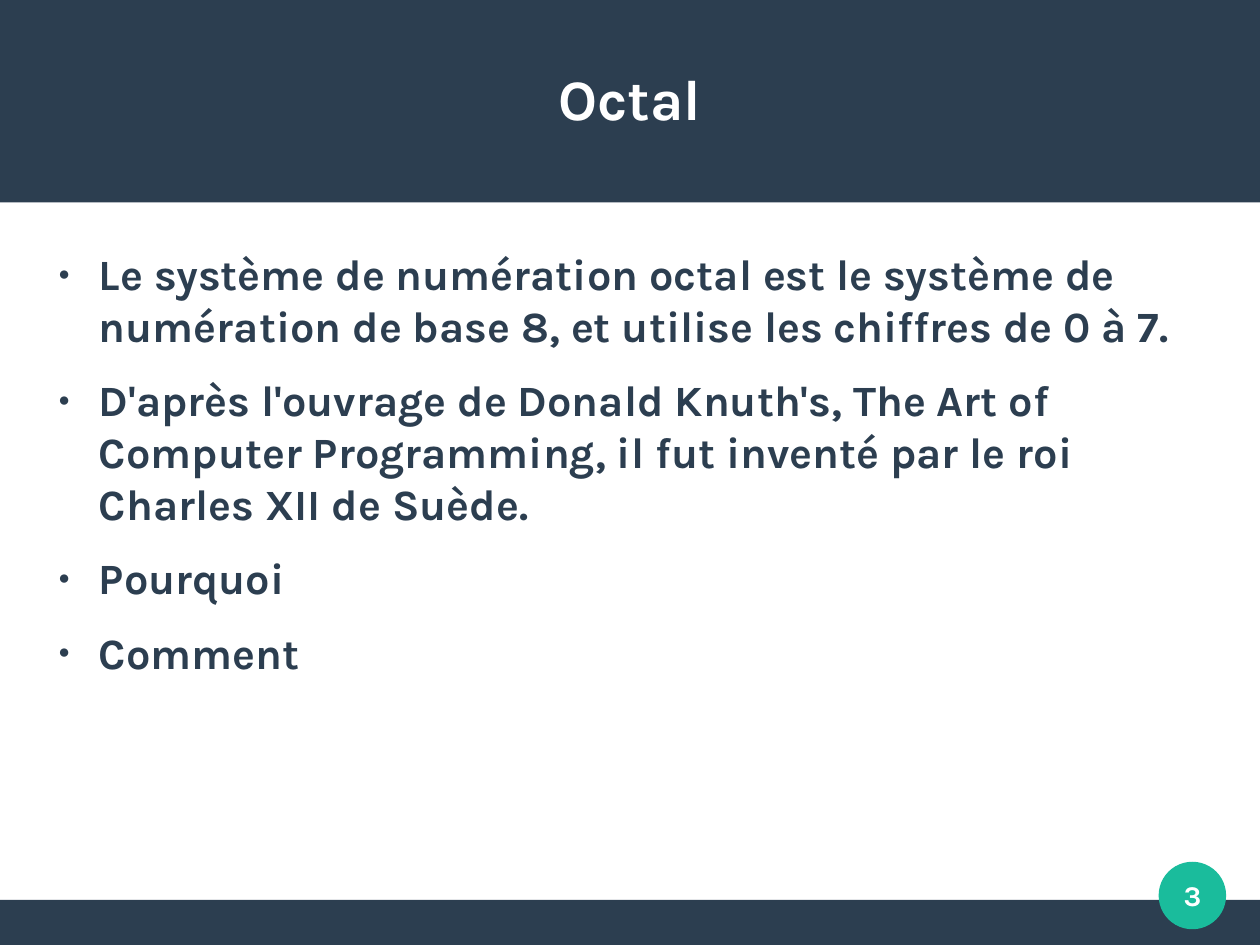
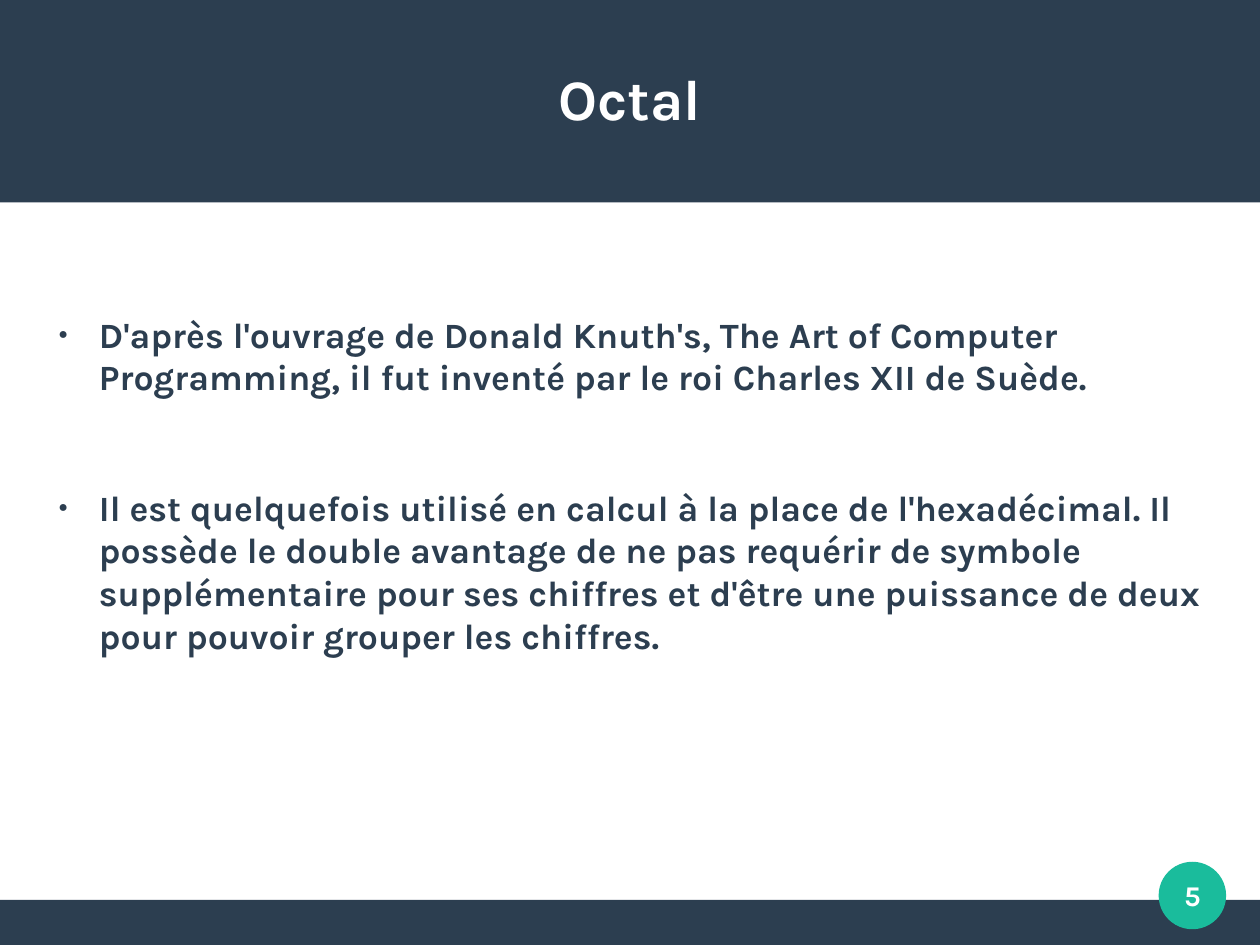
Before and after one commit to JulieMarielaure/Projet1BGE, a slide deck: slide 5 of Hexadécimal Octal.odp (slide 3 before the commit). Drawn at 1260x945 pixels with LibreOffice and Linux fonts; fonts in the diff are those of the drawing. Boxes give left, top, right and bottom in pixels: in the first picture for what was removed or moved away, otherwise in the second. Text is boxed around its words. In the diff, an @@ line names an element or a change of style, - is before the commit and + after.

```diff
--- a/Hexadécimal Octal.odp
+++ b/Hexadécimal Octal.odp
@@ text at (99,256,1169,348): paragraph removed @@
-● Le système de numération octal est le système de numération de base 8, et utilise les chiffres de 0 à 7.
@@ text at (99,320,1086,399): size 27.2 to 22.4 pt in "D'après l'ouvrage de Donald Knuth's, The Art ..." @@
@@ text at (99,493,1200,657): text changed; size 27.2 to 22.4 pt @@
-● Pourquoi
-● Comment
+● Il est quelquefois utilisé en calcul à la place de l'hexadécimal. Il possède le double avantage de ne pas requérir de symbole supplémentaire pour ses chiffres et d'être une puissance de deux pour pouvoir grouper les chiffres.
@@ page number at (1184,887,1201,907): text changed @@
-3
+5
```
Also in this commit, not shown: 4 other slides changed, 9 slides added, 3 slides removed, 2 other files.
